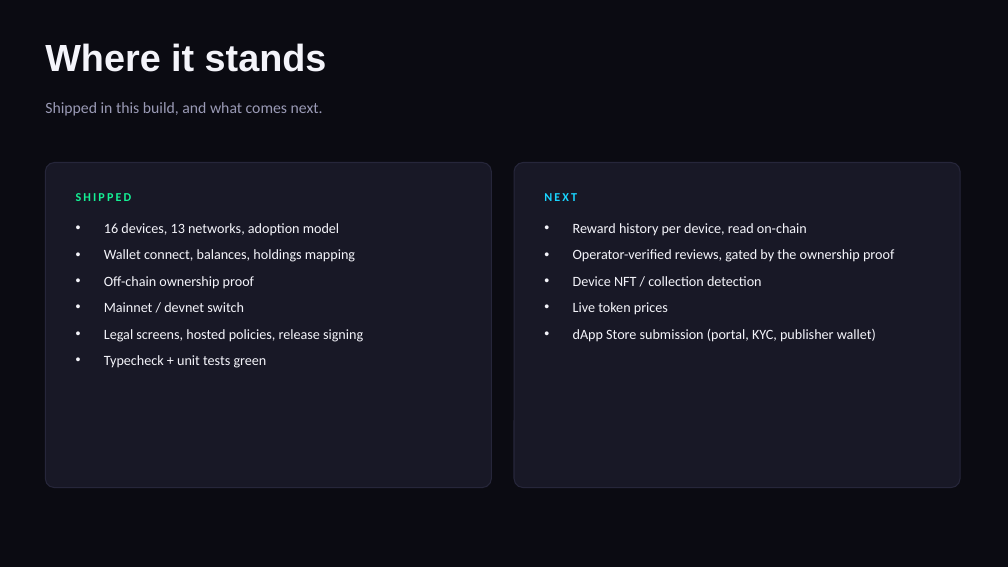
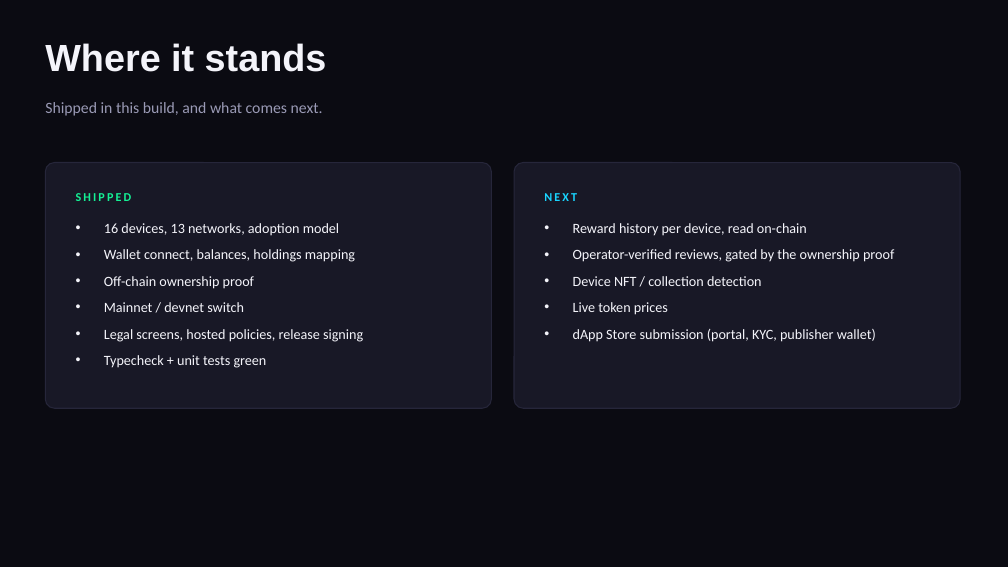
Before and after one commit to ucsdmiami2020/seeker-depin-explorer, a slide deck: slide 9 of docs/pitch-deck.pptx. Drawn at 1008x567 pixels with LibreOffice and Linux fonts; fonts in the diff are those of the drawing. Boxes give left, top, right and bottom in pixels: in the first picture for what was removed or moved away, otherwise in the second. Text is boxed around its words. In the diff, an @@ line names an element or a change of style, - is before the commit and + after.

```diff
--- a/docs/pitch-deck.pptx
+++ b/docs/pitch-deck.pptx
@@ rounded rectangle: place and size @@
-rounded rectangle at [45, 163, 492, 488]
+rounded rectangle at [45, 163, 492, 408]
@@ rounded rectangle at [45, 163, 492, 408]: proportions changed @@
@@ rounded rectangle at [514, 163, 960, 408]: proportions changed @@
@@ rounded rectangle: place and size @@
-rounded rectangle at [514, 163, 960, 488]
+rounded rectangle at [514, 163, 960, 408]
```
Also in this commit, not shown: 2 other slides changed, 1 other file.
